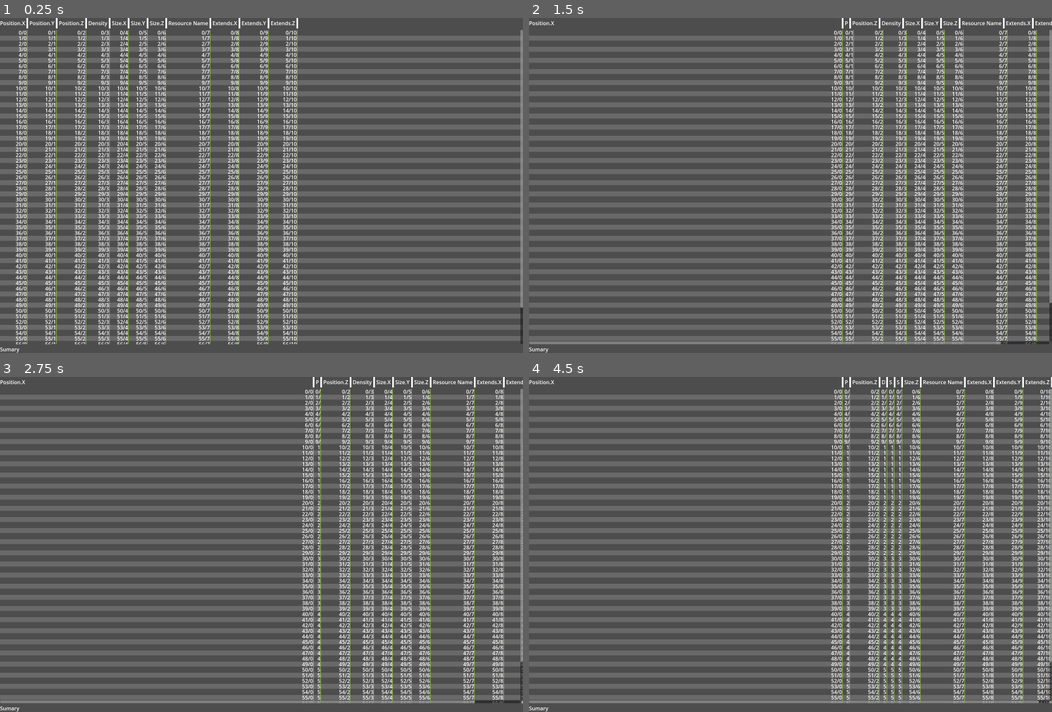
Above: before the commit, frames 1-4 (two rows, left to right).
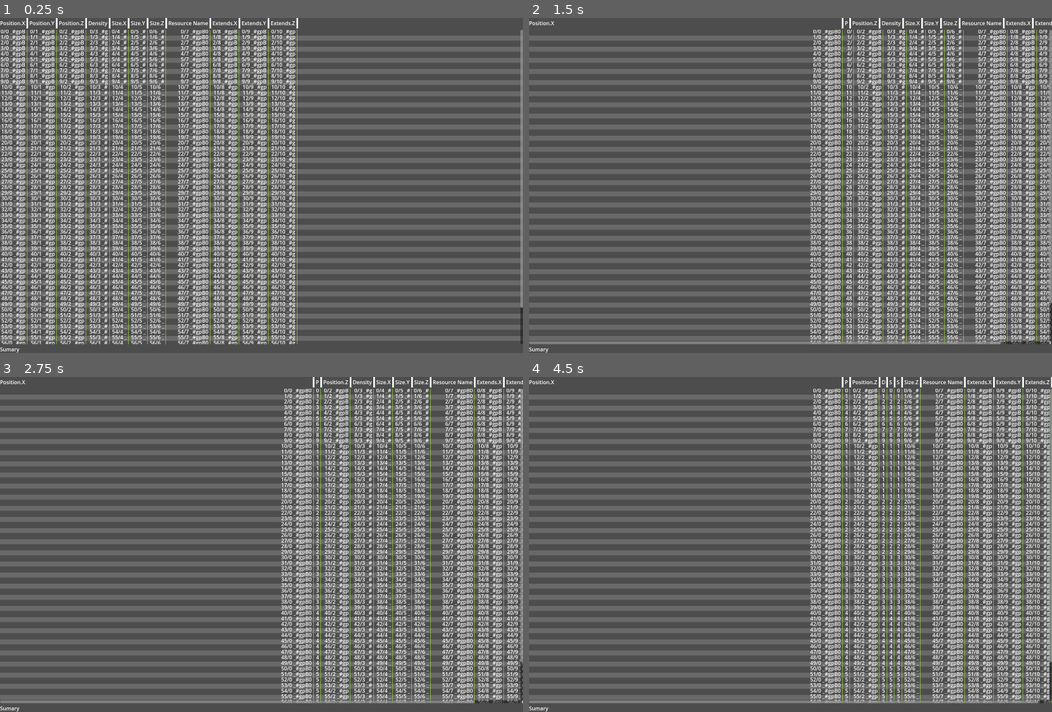
Above: after the commit, the same moments.

Repository: yabadabu/godot_flow
Game: Godot game, scene res://table_view.tscn
The game is run twice, just before and just after one commit, with the same random seed, the same clock (stepped at 60 frames per second) and the same inputs. This scene is started directly instead of the project's main scene.
Inputs (mouse positions are in pixels of both pictures, inside the frame that each line leads up to):
- Up to frame 1 (0.25 s): no input
- Up to frame 2 (1.5 s): tap Enter at 0.5 s; drag from (555, 24) to (842, 111) at 0.52 s; tap Space at 1.25 s; drag from (874, 24) to (764, 252) at 1.27 s
- Up to frame 3 (2.75 s): tap Enter at 2 s; move the mouse to (350, 383) at 2.02 s; hold D from 2.03 s (still down); tap E at 2.1 s; click (350, 383) at 2.17 s
- Up to frame 4 (4.5 s): release D at 2.75 s; tap Space at 2.75, 4.25 s; drag from (905, 383) to (633, 494) at 2.77 s; tap Enter at 3.5 s; drag from (905, 383) to (816, 544) at 3.52 s; drag from (916, 383) to (712, 460) at 4.27 s

The runs differ from the first frame. In frame 1, 22% of the frame differs, in the area x 0-57%, y 3-98%; in frame 2, 18%; in frame 3, 17%; in frame 4, 17%.

Commit message:
Avoid rendering hidden columns

Diff:
--- a/scroll_container.gd
+++ b/scroll_container.gd
@@ -31,14 +31,8 @@
 	var p1 := Vector2( x1, y0 )
 	draw_line( p0, p1, color )
 
-func drawCell( row_pos : Vector2, row : int,  col : int ):
-	var w = col_widths[ col ] + 4
-	row_pos.x += col_starts[ col ]
-	draw_string( font, row_pos, "%d/%d" % [ row, col ], HORIZONTAL_ALIGNMENT_RIGHT, w )
-
-func drawRow( pos : Vector2, row : int ):
-	for col in range( 3 ):
-		drawCell( pos, row, col )
+func drawCell( cell_pos : Vector2, width: float, row : int,  col : int ):
+	draw_string( font, cell_pos, "%d/%d _#gpB0" % [ row, col ], HORIZONTAL_ALIGNMENT_RIGHT, width )
 
 func drawVerticalLines():
 	for idx in range( col_starts.size() ):
@@ -49,15 +43,23 @@
 
 func drawCol( col_idx : int, y0 : float, row_idx : int ):
 	var y1 := size.y
-	var pos := Vector2( 0, y0 )
+	var cell_pos := Vector2( 0, y0 )
+	var w = col_widths[ col_idx ]
+	cell_pos.x = col_starts[ col_idx ]
+
+	# No need to render fully clipped columns
+	if cell_pos.x > size.x || cell_pos.x + w < 0:
+		return
+
 	while y0 < y1:
 		#horizontallLine( y0, Color.AQUA )
-		pos.y = y0 + line_height - 2
+		cell_pos.y = y0 + line_height - 6
 
-		drawCell( pos, row_idx, col_idx )
+		drawCell( cell_pos, w, row_idx, col_idx )
 
 		y0 += line_height
 		row_idx += 1
+
 
 func drawBackgrounds( y0 : float, row_idx : int ):
 	var w = size.x
